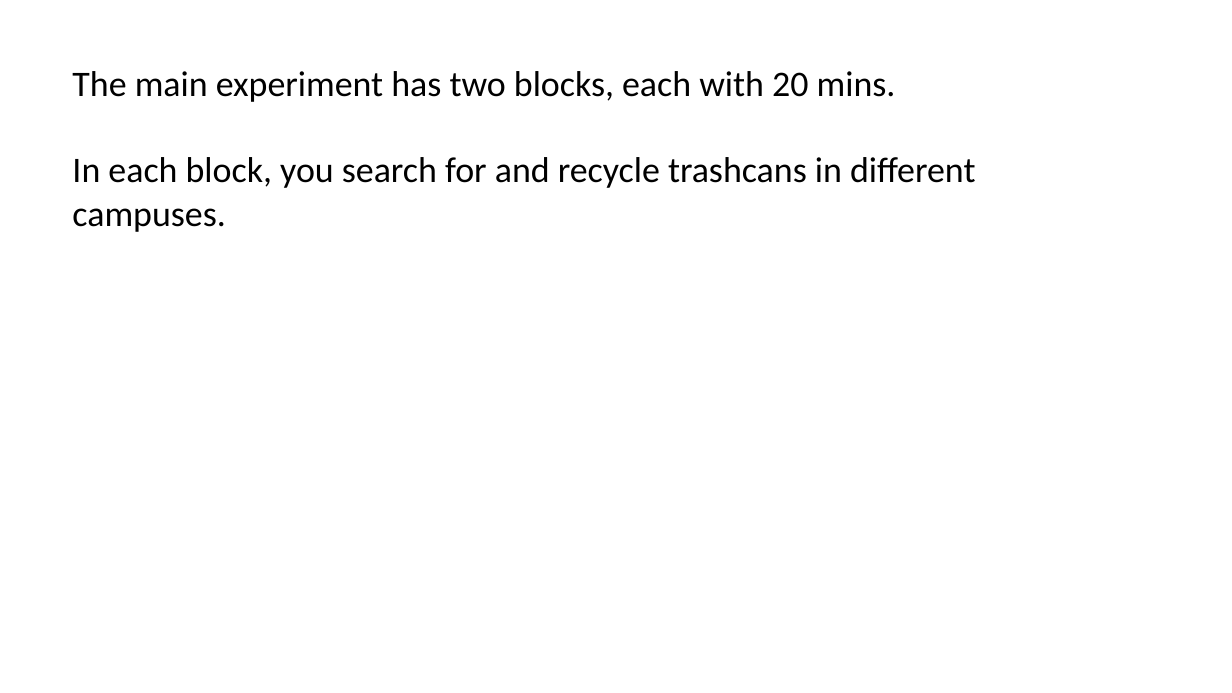
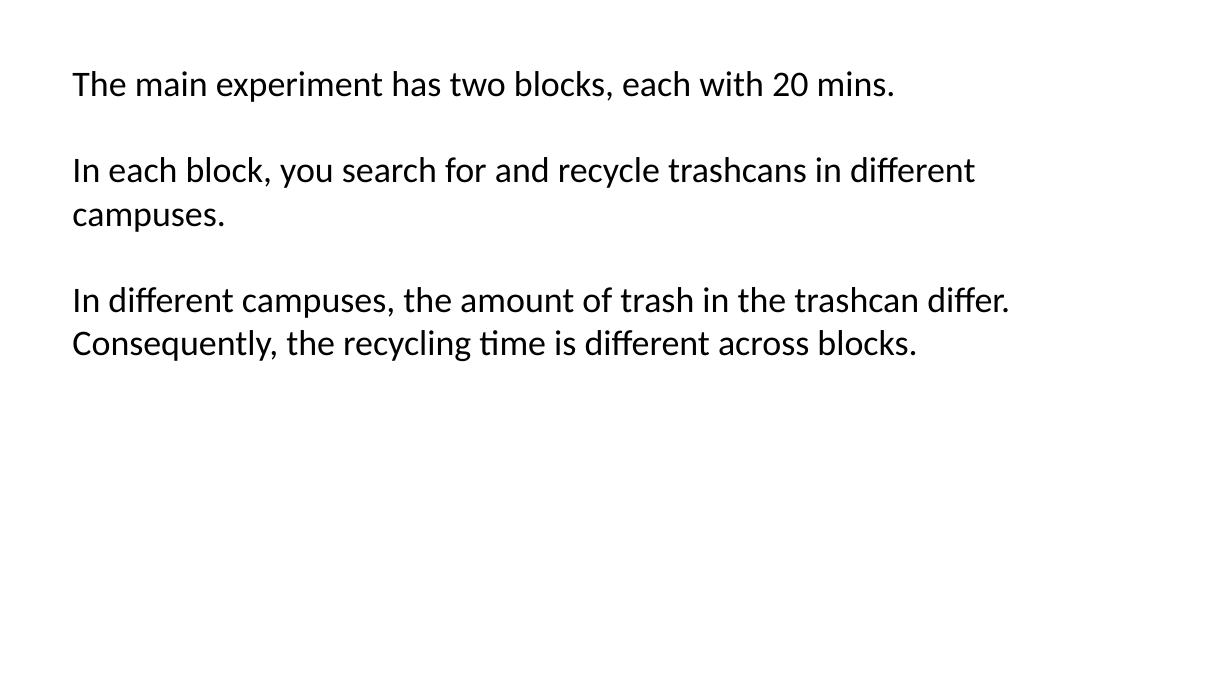
Before and after one commit to cd-lab/social_foraging, a slide deck: slide 21 of instructions.pptx. Drawn at 1232x693 pixels with LibreOffice and Linux fonts; fonts in the diff are those of the drawing. Boxes give left, top, right and bottom in pixels: in the first picture for what was removed or moved away, otherwise in the second. Text is boxed around its words. In the diff, an @@ line names an element or a change of style, - is before the commit and + after.

```diff
--- a/instructions.pptx
+++ b/instructions.pptx
@@ text at (72,287,1010,361): paragraph added @@
+In different campuses, the amount of trash in the trashcan differ. Consequently, the recycling time is different across blocks.
```
Also in this commit, not shown: 4 other slides changed, 1 other file.
